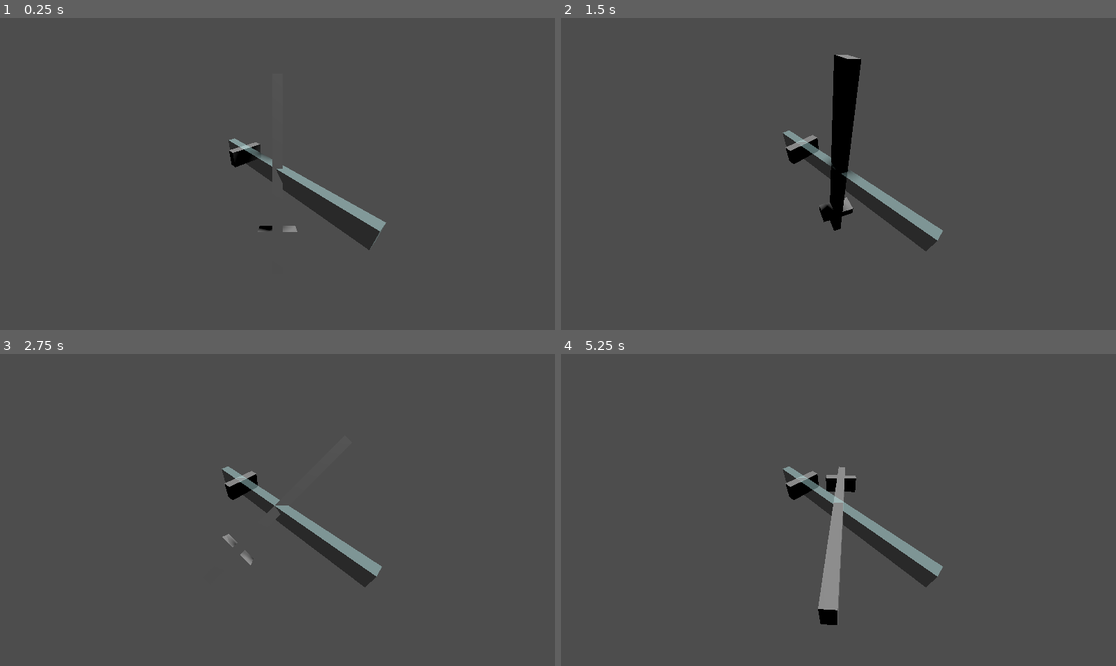
Above: before the commit, frames 1-4 (two rows, left to right).
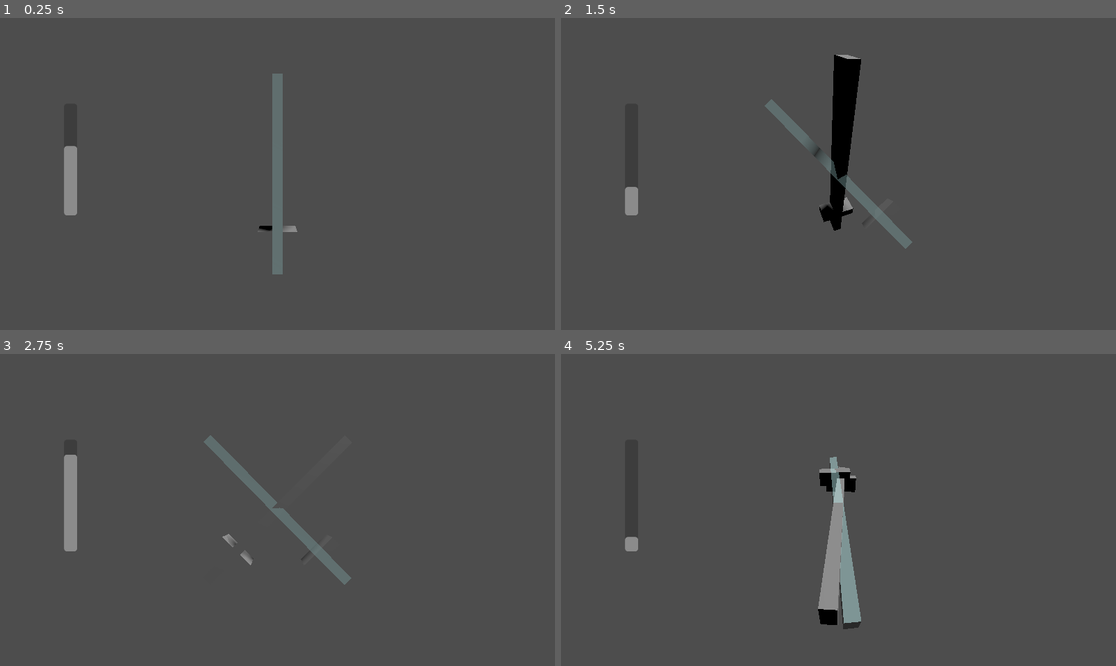
Above: after the commit, the same moments.

Repository: Lukko-Digital/Bladebearer
Game: Godot game, scene res://src/main.tscn
Two runs of this game, one before a commit and one after it. Both use one fixed random seed, a clock stepped at 60 frames per second and the inputs below.
Inputs:
- Up to frame 1 (0.25 s): no input
- Up to frame 2 (1.5 s): hold D (right) 0.53-1.28 s; hold Shift (shift) 0.53-1.28 s; hold S (backward) from 1.28 s (still down); tap Space (space) at 1.35 s
- Up to frame 3 (2.75 s): release S (backward) at 2.03 s; hold D (right) from 2.03 s (still down); hold Shift (shift) from 2.03 s (still down)
- Up to frame 4 (5.25 s): release D (right) at 2.78 s; release Shift (shift) at 2.78 s; hold W (forward) 2.78-3.53 s; tap Space (space) at 2.85, 4.35 s; hold Shift (shift) 3.53-4.28 s; hold A (left) 3.53-5.03 s; hold S (backward) from 5.03 s (still down); hold Shift (shift) from 5.03 s (still down)

The runs differ from the first frame. In frame 1, 4.0% of the frame differs, in the area x 11-70%, y 17-83%; in frame 2, 2.9%; in frame 3, 3.5%; in frame 4, 3.4%.

Commit message:
sword rotation checked upon timer timeout ui handles all logic

Diff:
--- a/src/main.tscn
+++ b/src/main.tscn
@@ -1,8 +1,9 @@
-[gd_scene load_steps=4 format=3 uid="uid://p423tqksuch1"]
+[gd_scene load_steps=5 format=3 uid="uid://p423tqksuch1"]
 
 [ext_resource type="PackedScene" uid="uid://ctoxk5ywvn75r" path="res://src/sword.tscn" id="1_bdv3j"]
 [ext_resource type="PackedScene" uid="uid://ccb8dq5qk5vev" path="res://src/target.tscn" id="2_54gg4"]
 [ext_resource type="PackedScene" uid="uid://dkue1bq4ffn1r" path="res://src/main_camera.tscn" id="2_vb7ep"]
+[ext_resource type="PackedScene" uid="uid://lecqsa17yh3d" path="res://src/ui.tscn" id="4_on2nd"]
 
 [node name="Main" type="Node3D"]
 
@@ -10,10 +11,13 @@
 transform = Transform3D(0.5, -0.75, 0.433013, 0, 0.5, 0.866025, -0.866025, -0.433013, 0.25, 0, 0, 0)
 shadow_enabled = true
 
-[node name="Sword" parent="." node_paths=PackedStringArray("target", "camera") instance=ExtResource("1_bdv3j")]
-target = NodePath("../Target")
-camera = NodePath("../MainCamera")
+[node name="Sword" parent="." instance=ExtResource("1_bdv3j")]
 
 [node name="MainCamera" parent="." instance=ExtResource("2_vb7ep")]
 
 [node name="Target" parent="." instance=ExtResource("2_54gg4")]
+
+[node name="UI" parent="." node_paths=PackedStringArray("sword", "target", "camera") instance=ExtResource("4_on2nd")]
+sword = NodePath("../Sword")
+target = NodePath("../Target")
+camera = NodePath("../MainCamera")
--- a/src/sword.gd
+++ b/src/sword.gd
@@ -3,19 +3,12 @@
 
 const ROTATION_LERP_SPEED = 0.2
 
-@export var target: Target
-@export var camera: MainCamera
-
 @onready var sword_mesh: MeshInstance3D = $SwordMesh
 
 var target_rotation = Vector3()
 
-func _ready() -> void:
-	target.move()
-
 func _process(_delta: float) -> void:
 	handle_rotation()
-	check_correct_rotation()
 
 func handle_rotation():
 	# Handles WASD and Shift
@@ -32,8 +25,3 @@
 	if Input.is_action_pressed("space"):
 		yaw = 90.0
 	sword_mesh.rotation_degrees.y = lerp(sword_mesh.rotation_degrees.y, yaw, ROTATION_LERP_SPEED)
-
-func check_correct_rotation():
-	if round(rotation_degrees) == round(target.rotation_degrees):
-		target.move()
-		camera.shake(0.1, 5)
--- /dev/null
+++ b/src/ui.gd
@@ -0,0 +1,41 @@
+extends CanvasLayer
+class_name UI
+
+const MOVE_TIME = 2
+
+@export var sword: Sword
+@export var target: Target
+@export var camera: MainCamera
+
+@onready var move_timer: Timer = %MoveTimer
+@onready var timer_bar: ProgressBar = %TimerBar
+@onready var screen_color: ColorRect = %ScreenColor
+
+# Called when the node enters the scene tree for the first time.
+func _ready() -> void:
+	move_timer.wait_time = MOVE_TIME
+	timer_bar.max_value = move_timer.wait_time
+
+
+# Called every frame. 'delta' is the elapsed time since the previous frame.
+func _process(_delta: float) -> void:
+	timer_bar.value = move_timer.wait_time - move_timer.time_left
+
+
+func check_correct_rotation():
+	if round(sword.rotation_degrees) == round(target.rotation_degrees):
+		# Correct
+		camera.shake(0.1, 5)
+		screen_color.color = Color(Color.WHITE, 0.3)
+	else:
+		# Incorrect
+		camera.shake(0.15, 8)
+		screen_color.color = Color(Color.RED, 0.3)
+	var tween = create_tween()
+	tween.tween_property(screen_color, "color", Color(Color.WHITE, 0), 0.1)
+
+	target.move()
+
+
+func _on_move_timer_timeout() -> void:
+	check_correct_rotation()
--- /dev/null
+++ b/src/ui.tscn
@@ -0,0 +1,36 @@
+[gd_scene load_steps=2 format=3 uid="uid://lecqsa17yh3d"]
+
+[ext_resource type="Script" path="res://src/ui.gd" id="1_14wuy"]
+
+[node name="UI" type="CanvasLayer"]
+script = ExtResource("1_14wuy")
+
+[node name="MoveTimer" type="Timer" parent="."]
+unique_name_in_owner = true
+autostart = true
+
+[node name="TimerBar" type="ProgressBar" parent="MoveTimer"]
+unique_name_in_owner = true
+anchors_preset = 4
+anchor_top = 0.5
+anchor_bottom = 0.5
+offset_left = 133.0
+offset_top = 86.0
+offset_right = 365.0
+offset_bottom = 113.0
+grow_vertical = 2
+rotation = -1.5708
+size_flags_horizontal = 4
+size_flags_vertical = 1
+show_percentage = false
+
+[node name="ScreenColor" type="ColorRect" parent="."]
+unique_name_in_owner = true
+anchors_preset = 15
+anchor_right = 1.0
+anchor_bottom = 1.0
+grow_horizontal = 2
+grow_vertical = 2
+color = Color(1, 1, 1, 0)
+
+[connection signal="timeout" from="MoveTimer" to="." method="_on_move_timer_timeout"]
